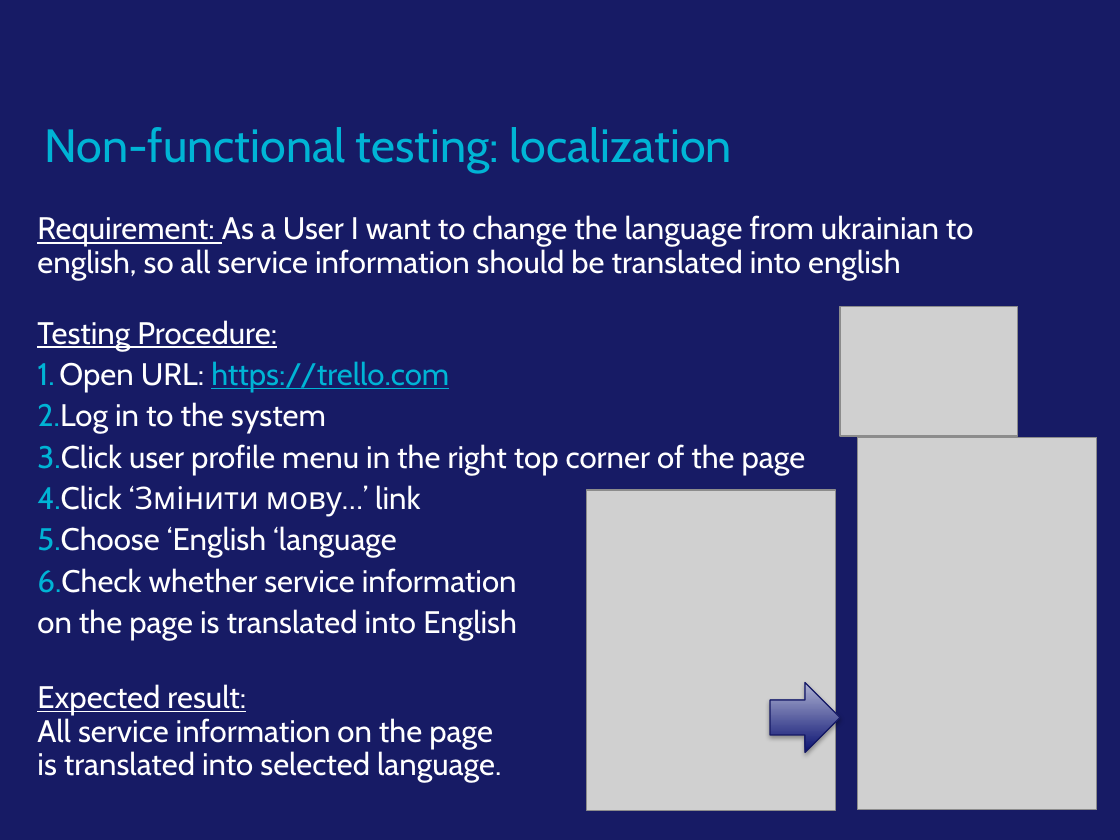
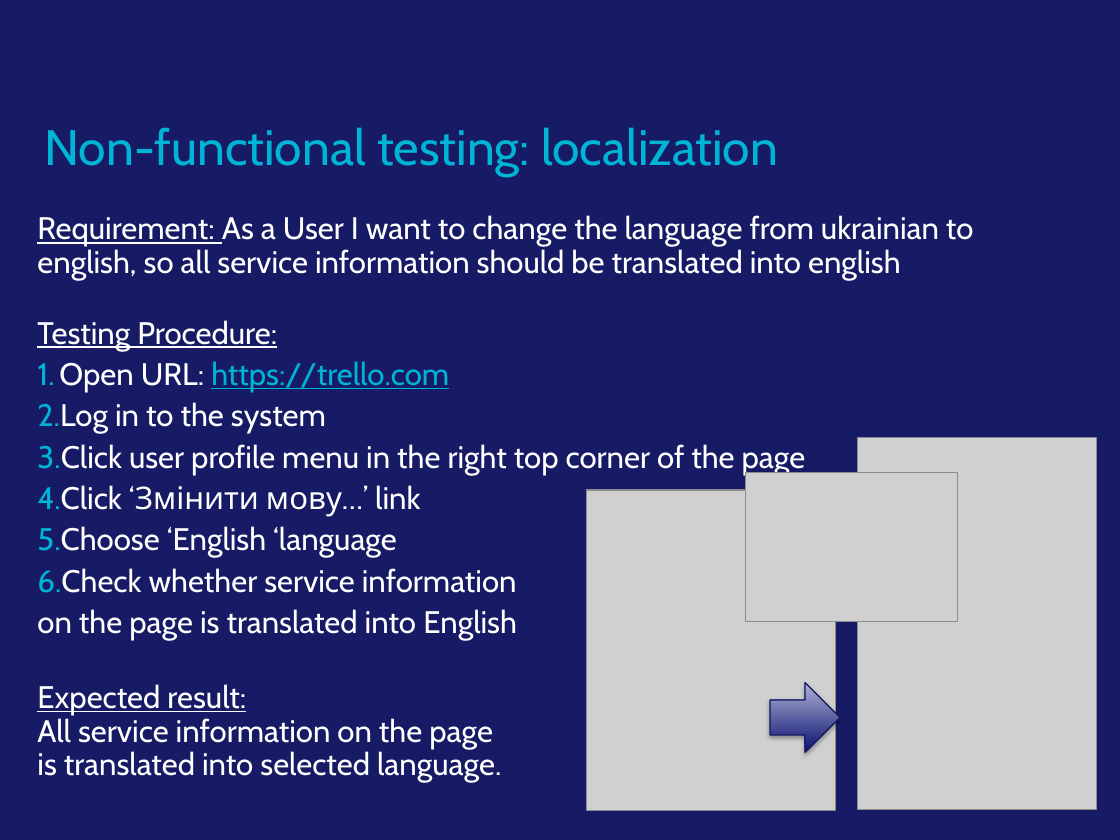
Before and after one commit to SGav/MQC, a slide deck: slide 11 of w3/HW3.pptx. Drawn at 1120x840 pixels with LibreOffice and Linux fonts; fonts in the diff are those of the drawing; grey boxes stand for pictures; background and template pictures are left out. Boxes give left, top, right and bottom in pixels: in the first picture for what was removed or moved away, otherwise in the second. Text is boxed around its words. In the diff, an @@ line names an element or a change of style, - is before the commit and + after.

```diff
--- a/w3/HW3.pptx
+++ b/w3/HW3.pptx
@@ subtitle "Non-functional testing: localization" at (44,127,778,175): size 30 to 32 pt @@
@@ picture removed at (840,306,1017,436) @@
@@ picture added at (745,473,958,622) @@
```
Also in this commit, not shown: 9 other slides changed.
